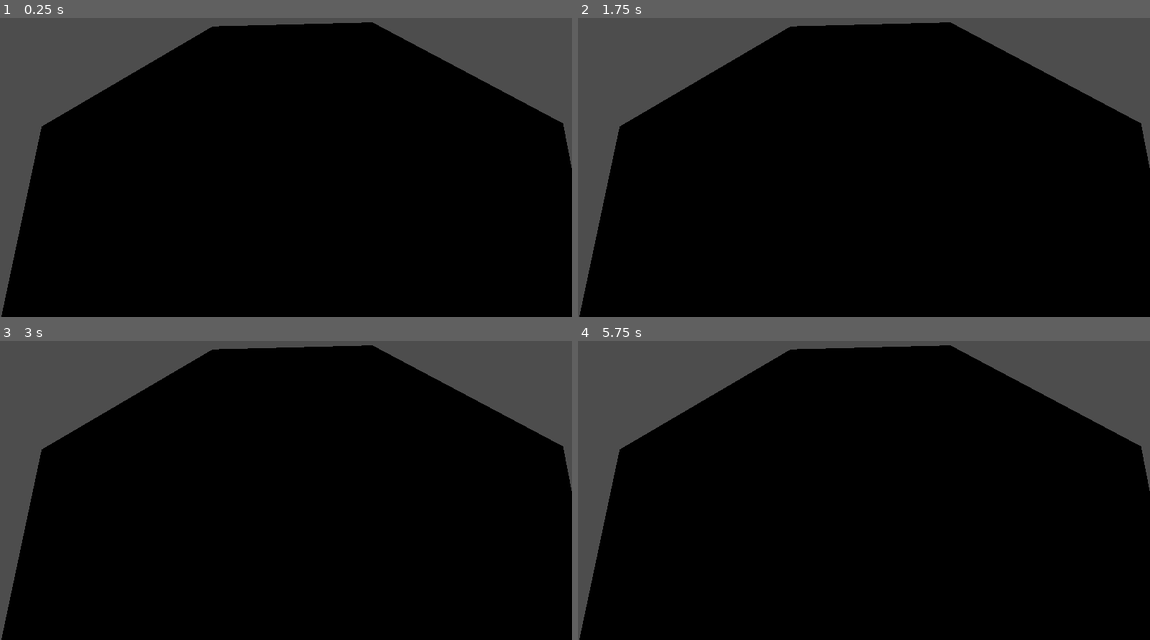
Above: before the commit, frames 1-4 (two rows, left to right).
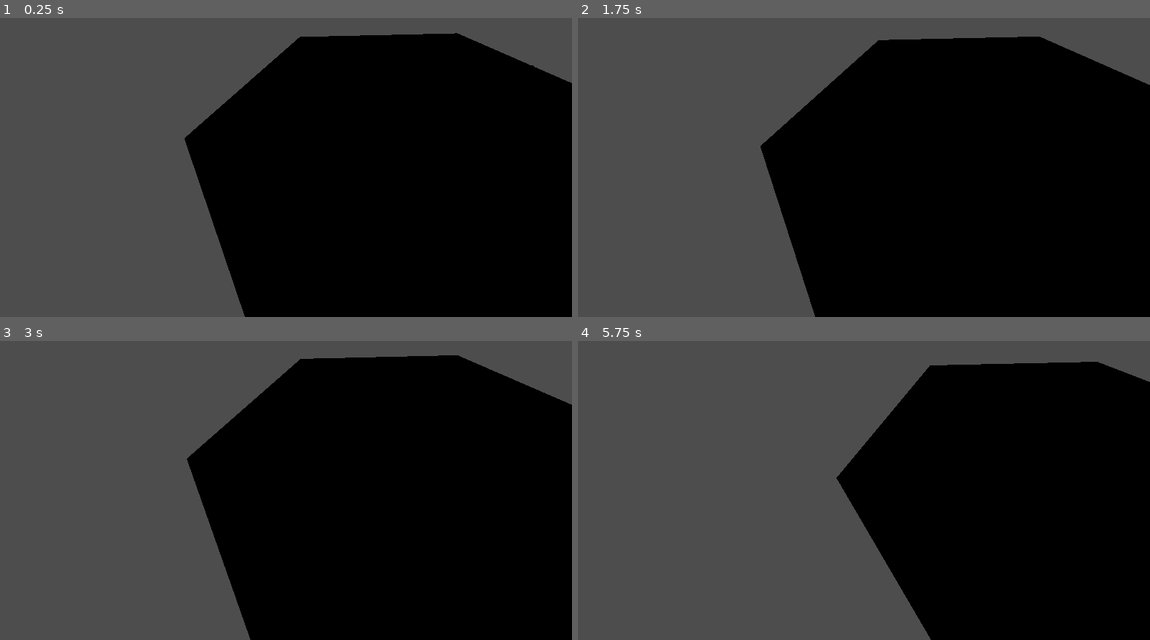
Above: after the commit, the same moments.

Repository: twchapman/kenneyjam2024
Game: Godot game, scene res://testbackup.tscn
Same seed, same stepped clock (60 frames per second), same inputs: the game is played once before the commit and once after it. This scene is started directly instead of the project's main scene.
Inputs:
- Up to frame 1 (0.25 s): no input
- Up to frame 2 (1.75 s): tap Enter at 0.5 s; hold D (turn_right) 0.53-1.28 s; hold A (turn_left) from 1.28 s (still down)
- Up to frame 3 (3 s): release A (turn_left) at 2.03 s; hold D (turn_right) 2.03-2.78 s; hold W (move_forward) from 2.78 s (still down)
- Up to frame 4 (5.75 s): release W (move_forward) at 3.53 s; hold A (turn_left) from 3.53 s (still down)

The runs differ from the first frame. In frame 1, 33% of the frame differs, in the area x 0-100%, y 1-100%; in frame 2, 33%; in frame 3, 33%; in frame 4, 47%.

Commit message:
Rope based tugging

Diff:
--- a/Tugboat.gd
+++ b/Tugboat.gd
@@ -4,17 +4,22 @@
 
 const ropeLength: float = 1.34
 @export var ropeSegments: Array[RopeSegment] = []
+@export var camera: Camera3D = null
+var cameraOffset = Vector3()
 
 func _ready():
-	pass
+	cameraOffset = camera.global_position - global_position
 
 var thrust = Vector3(0, 0, 25000)
-var torque = 20000
+var torque = 200
+
+func _process(delta):
+	camera.global_position = global_position + cameraOffset
 
 func _integrate_forces(state):
 	if Input.is_action_pressed("move_forward"):
 		var forward_direction = global_transform.basis.z
-		state.apply_force(forward_direction * 25000, Vector3.ZERO)
+		state.apply_force(forward_direction * 250, Vector3.ZERO)
 		#state.apply_force(thrust.rotated(rotation.normalized(), 0))
 	var rotation_direction = 0
 	if Input.is_action_pressed("turn_right"):
--- a/test.tscn
+++ b/test.tscn
@@ -26,7 +26,7 @@
 mass = 1000.0
 linear_damp = 25.714
 script = ExtResource("2_lbvub")
-ropeSegments = [NodePath(""), NodePath(""), NodePath("")]
+ropeSegments = [null, null, null]
 
 [node name="boat-tow-a2" parent="Tugboat" instance=ExtResource("2_ofgk4")]
 transform = Transform3D(1, -5.48631e-05, -0.000104276, 5.48631e-05, 1, 0.000151576, 0.000104276, -0.000151576, 1, 0, 0, 5)
--- a/testbackup.tscn
+++ b/testbackup.tscn
@@ -19,15 +19,16 @@
 [node name="water2" parent="." instance=ExtResource("1_iv4fo")]
 transform = Transform3D(50, 0, 0, 0, 1, 0, 0, 0, 50, 0, 0, 0)
 
-[node name="Tugboat" type="RigidBody3D" parent="." node_paths=PackedStringArray("ropeSegments")]
+[node name="Tugboat" type="RigidBody3D" parent="." node_paths=PackedStringArray("ropeSegments", "camera")]
 transform = Transform3D(1, 0, 0, 0, 1, 0, 0, 0, 1, 0, 0, 11.7538)
 axis_lock_linear_y = true
 axis_lock_angular_x = true
 axis_lock_angular_z = true
-mass = 1000.0
+mass = 10.0
 linear_damp = 25.714
 script = ExtResource("2_ej5gx")
 ropeSegments = [NodePath("../RopeSegment"), NodePath("../RopeSegment2"), NodePath("../RopeSegment3")]
+camera = NodePath("../Camera3D")
 
 [node name="boat-tow-a2" parent="Tugboat" instance=ExtResource("3_fbiwj")]
 transform = Transform3D(1, -5.48631e-05, -0.000104276, 5.48631e-05, 1, 0.000151576, 0.000104276, -0.000151576, 1, 0, 0, 5)
@@ -36,76 +37,110 @@
 transform = Transform3D(1, 0, 0, 0, -4.37114e-08, -1, 0, 1, -4.37114e-08, 0, 1.41546, 4.90386)
 shape = SubResource("CapsuleShape3D_tnbjd")
 
-[node name="PinJoint3D" type="PinJoint3D" parent="."]
+[node name="PinJoint3D" type="Generic6DOFJoint3D" parent="."]
 transform = Transform3D(1, 0, 0, 0, 1, 0, 0, 0, 1, 0, 1.3702, 13.8241)
 node_a = NodePath("../Tugboat")
 node_b = NodePath("../RopeSegment")
-params/bias = 0.01
-params/damping = 0.01
-params/impulse_clamp = 1.0
+linear_limit_z/upper_distance = 0.5
+linear_limit_z/lower_distance = 0.05
+linear_limit_z/softness = 1.0
+linear_limit_z/restitution = 1.0
+linear_spring_z/enabled = true
+angular_limit_x/enabled = false
+angular_limit_x/upper_angle = 0.610865
+angular_limit_y/upper_angle = 0.785398
 
 [node name="RopeSegment" parent="." instance=ExtResource("4_mcav3")]
 transform = Transform3D(-4.37114e-08, 0, 1, 0, 1, 0, -1, 0, -4.37114e-08, 0, 1.15143, 13.1443)
+axis_lock_angular_z = true
 
-[node name="PinJoint3D2" type="PinJoint3D" parent="."]
+[node name="PinJoint3D2" type="Generic6DOFJoint3D" parent="."]
 transform = Transform3D(1, 0, 0, 0, 1, 0, 0, 0, 1, 0, 1.37, 12.483)
 node_a = NodePath("../RopeSegment")
 node_b = NodePath("../RopeSegment2")
-params/bias = 0.01
-params/damping = 0.01
-params/impulse_clamp = 1.0
+linear_limit_z/upper_distance = 0.5
+linear_limit_z/lower_distance = 0.05
+linear_limit_z/softness = 1.0
+linear_limit_z/restitution = 1.0
+linear_spring_z/enabled = true
+angular_limit_x/enabled = false
+angular_limit_x/upper_angle = 0.610865
+angular_limit_y/upper_angle = 0.785398
 
 [node name="RopeSegment2" parent="." instance=ExtResource("4_mcav3")]
 transform = Transform3D(-4.37114e-08, 0, 1, 0, 1, 0, -1, 0, -4.37114e-08, 0, 1.15143, 11.8229)
+axis_lock_angular_z = true
 
-[node name="PinJoint3D3" type="PinJoint3D" parent="."]
+[node name="PinJoint3D3" type="Generic6DOFJoint3D" parent="."]
 transform = Transform3D(1, 0, 0, 0, 1, 0, 0, 0, 1, 0, 1.37, 11.1531)
 node_a = NodePath("../RopeSegment2")
 node_b = NodePath("../RopeSegment3")
-params/bias = 0.01
-params/damping = 0.01
-params/impulse_clamp = 1.0
+linear_limit_z/upper_distance = 0.5
+linear_limit_z/lower_distance = 0.05
+linear_limit_z/softness = 1.0
+linear_limit_z/restitution = 1.0
+linear_spring_z/enabled = true
+angular_limit_x/enabled = false
+angular_limit_x/upper_angle = 0.610865
+angular_limit_y/upper_angle = 0.785398
 
 [node name="RopeSegment3" parent="." instance=ExtResource("4_mcav3")]
 transform = Transform3D(-4.37114e-08, 0, 1, 0, 1, 0, -1, 0, -4.37114e-08, 0, 1.15143, 10.5034)
+axis_lock_angular_z = true
 
-[node name="PinJoint3D4" type="PinJoint3D" parent="."]
+[node name="PinJoint3D4" type="Generic6DOFJoint3D" parent="."]
 transform = Transform3D(1, 0, 0, 0, 1, 0, 0, 0, 1, 0, 1.37, 9.82353)
 node_a = NodePath("../RopeSegment3")
 node_b = NodePath("../RopeSegment4")
-params/bias = 0.01
-params/damping = 0.01
-params/impulse_clamp = 1.0
+linear_limit_z/upper_distance = 0.5
+linear_limit_z/lower_distance = 0.05
+linear_limit_z/softness = 1.0
+linear_limit_z/restitution = 1.0
+linear_spring_z/enabled = true
+angular_limit_x/enabled = false
+angular_limit_x/upper_angle = 0.610865
+angular_limit_y/upper_angle = 0.785398
 
 [node name="RopeSegment4" parent="." instance=ExtResource("4_mcav3")]
 transform = Transform3D(-4.37114e-08, 0, 1, 0, 1, 0, -1, 0, -4.37114e-08, 0, 1.15143, 9.17381)
+axis_lock_angular_z = true
 
-[node name="PinJoint3D6" type="PinJoint3D" parent="."]
+[node name="PinJoint3D6" type="Generic6DOFJoint3D" parent="."]
 transform = Transform3D(1, 0, 0, 0, 1, 0, 0, 0, 1, 0, 1.37, 8.47865)
 node_a = NodePath("../RopeSegment4")
 node_b = NodePath("../RopeSegment5")
-params/bias = 0.01
-params/damping = 0.01
-params/impulse_clamp = 1.0
+linear_limit_z/upper_distance = 0.5
+linear_limit_z/lower_distance = 0.05
+linear_limit_z/softness = 1.0
+linear_limit_z/restitution = 1.0
+linear_spring_z/enabled = true
+angular_limit_x/enabled = false
+angular_limit_x/upper_angle = 0.610865
+angular_limit_y/upper_angle = 0.785398
 
 [node name="RopeSegment5" parent="." instance=ExtResource("4_mcav3")]
 transform = Transform3D(-4.37114e-08, 0, 1, 0, 1, 0, -1, 0, -4.37114e-08, 0, 1.15143, 7.82894)
+axis_lock_angular_z = true
 
-[node name="PinJoint3D5" type="PinJoint3D" parent="."]
+[node name="PinJoint3D5" type="Generic6DOFJoint3D" parent="."]
 transform = Transform3D(1, 0, 0, 0, 1, 0, 0, 0, 1, 0, 1.37, 7.08004)
 node_a = NodePath("../RopeSegment5")
 node_b = NodePath("../TuggedBoat")
-params/bias = 0.01
-params/damping = 0.01
-params/impulse_clamp = 1.0
+linear_limit_z/upper_distance = 0.5
+linear_limit_z/lower_distance = 0.05
+linear_limit_z/softness = 1.0
+linear_limit_z/restitution = 1.0
+linear_spring_z/enabled = true
+angular_limit_x/enabled = false
+angular_limit_x/upper_angle = 0.610865
+angular_limit_y/upper_angle = 0.785398
 
 [node name="TuggedBoat" type="RigidBody3D" parent="."]
 transform = Transform3D(1, 0, 0, 0, 1, 0, 0, 0, 1, 0, 0, 2)
 axis_lock_linear_y = true
 axis_lock_angular_x = true
-axis_lock_angular_y = true
 axis_lock_angular_z = true
-mass = 50000.0
+mass = 50.0
 gravity_scale = 0.0
 inertia = Vector3(0, 500, 0)
 
@@ -117,7 +152,7 @@
 shape = SubResource("CapsuleShape3D_joc0k")
 
 [node name="Camera3D" type="Camera3D" parent="."]
-transform = Transform3D(-0.0234882, -0.811931, 0.583281, -0.0326691, 0.583754, 0.811273, -0.99919, 6.89737e-08, -0.0402364, 16.3542, 16.9674, -0.566861)
+transform = Transform3D(-0.0234882, -0.811931, 0.583281, -0.0326691, 0.583754, 0.811273, -0.99919, 8.01556e-08, -0.0402364, 16.3542, 19.1641, 15.7495)
 
 [node name="Container" type="Control" parent="Camera3D"]
 visible = false
